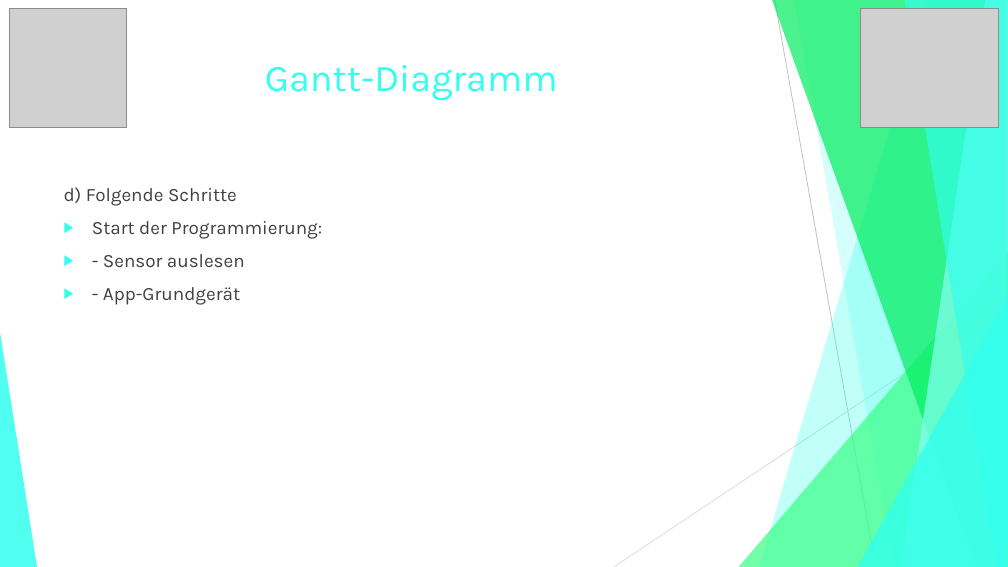
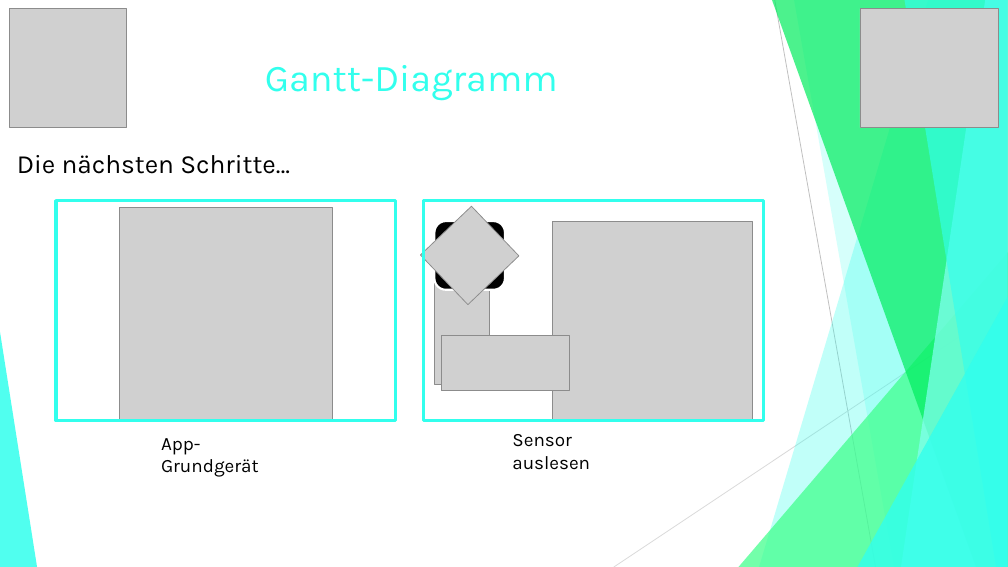
Before and after one commit to jGrochla/PocketCoach, a slide deck: slide 7 of PocketCoachExcel-PDF/PowerPoints/PocketCoach.pptx (slide 5 before the commit). Drawn at 1008x567 pixels with LibreOffice and Linux fonts; fonts in the diff are those of the drawing; grey boxes stand for pictures. Boxes give left, top, right and bottom in pixels: in the first picture for what was removed or moved away, otherwise in the second. Text is boxed around its words. In the diff, an @@ line names an element or a change of style, - is before the commit and + after.

Commit message:
PowerPoint über Aktuellen stand hinzugefügt und Gantt aktualisiert

```diff
--- a/PocketCoachExcel-PDF/PowerPoints/PocketCoach.pptx
+++ b/PocketCoachExcel-PDF/PowerPoints/PocketCoach.pptx
@@ text added at <box>17,155,290,174</box>, 25 pt, text #000000 @@
+Die nächsten Schritte…
@@ rectangle added at <box>56,200,395,420</box>, outline #32FFED 3 pt @@
@@ text removed at <box>64,187,322,305</box> @@
-d) Folgende Schritte
-▶ Start der Programmierung:
-▶ - Sensor auslesen
-▶ - App-Grundgerät
@@ picture added at <box>119,207,333,420</box> @@
@@ rectangle added at <box>424,200,764,420</box>, outline #32FFED 3 pt @@
@@ group added at <box>421,206,753,421</box>: 4 pictures, 1 rounded rectangle @@
@@ text added at <box>161,438,259,477</box>, 18 pt, text #000000 @@
+App-Grundgerät
@@ text added at <box>512,434,590,470</box>, 18 pt, text #000000 @@
+Sensor auslesen
```
Also in this commit, not shown: 6 other slides changed, 4 slides added, 1 slide removed, 1 other file.
